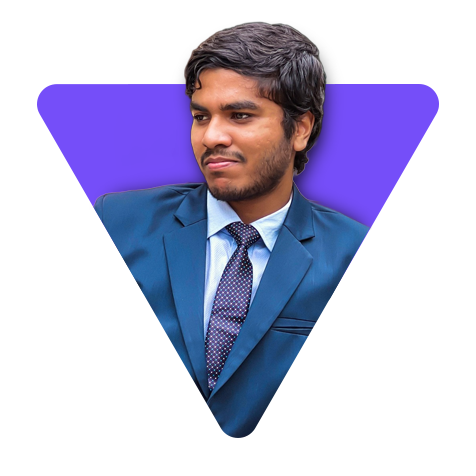
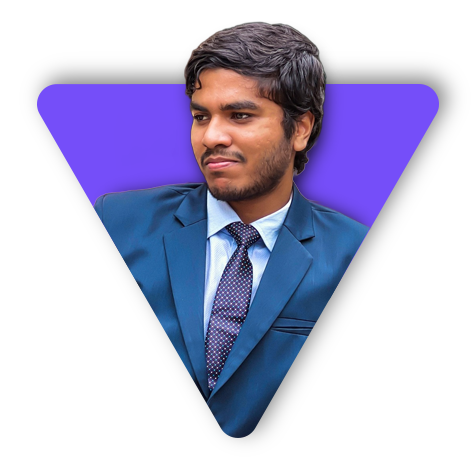
Revision of a layered 476px x 476px image; what changed, layer by layer:
added layer "Triangle 1 copy" above "Triangle 1" over [37, 84, 439, 438]
"Triangle 1": opacity 100% → 50%, painted on it over [25, 57, 465, 451]
